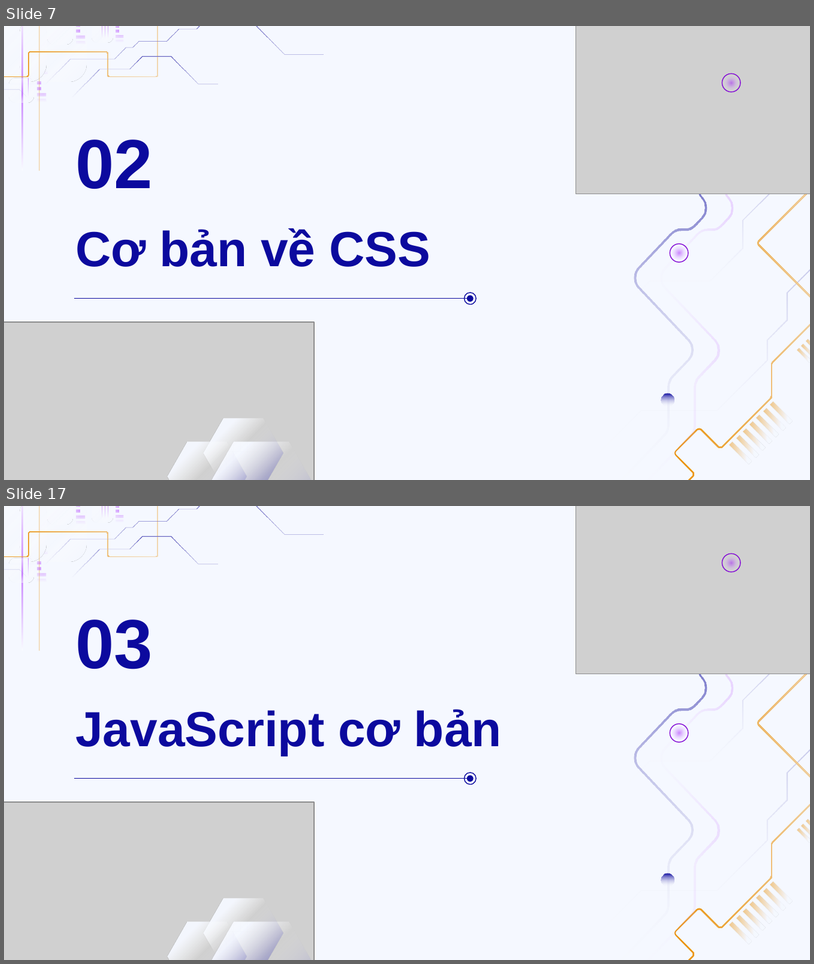
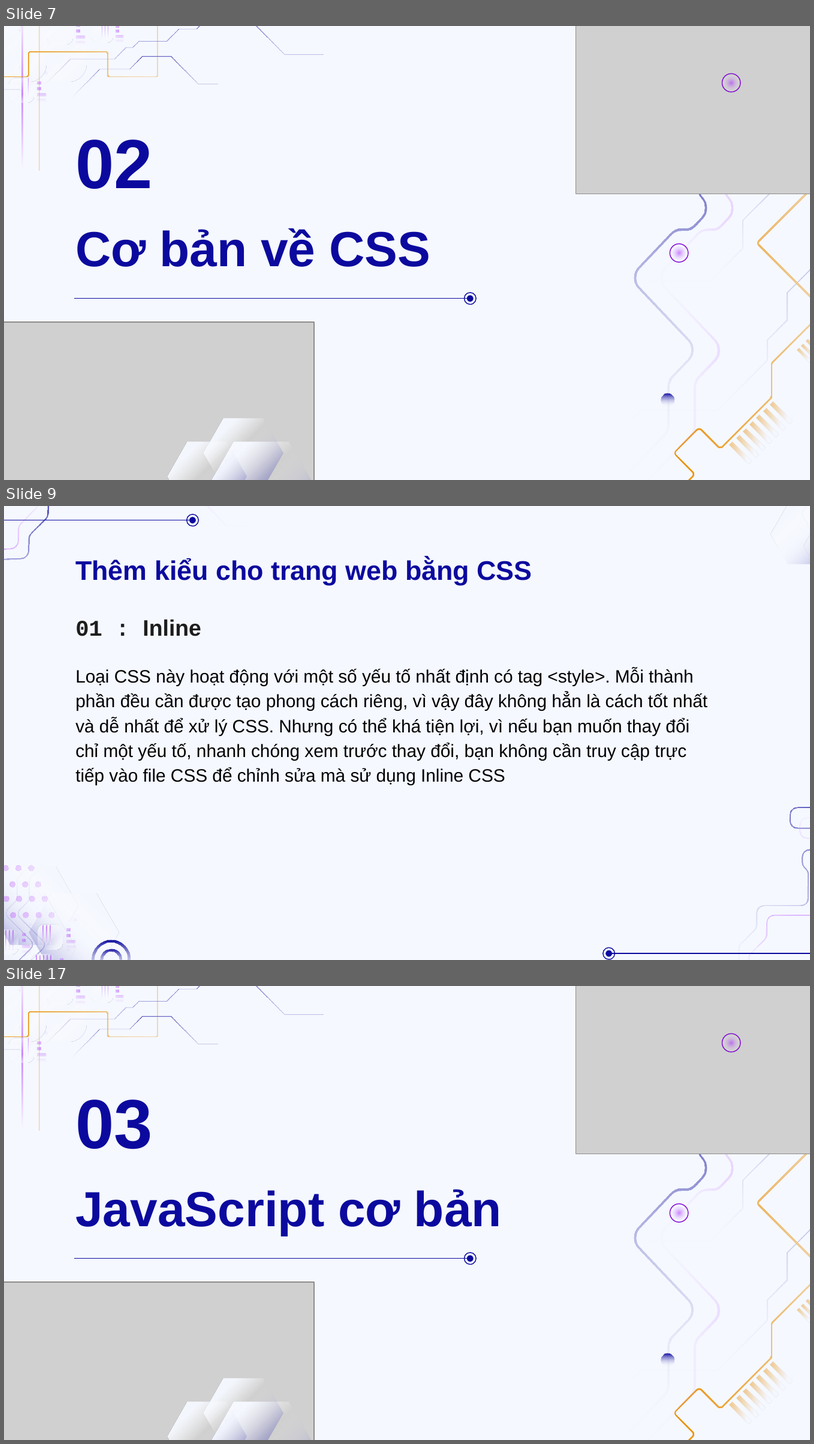
Before and after one commit to duongtrann02/music_app, a slide deck: Công-nghệ-Web.pptx. Shown one above the other, each under a label of ours: slides 7 and 17 before the commit, slides 7, 9 and 17 after it; the slides between them are not shown. The pictures are 814x964 and 814x1444 pixels, drawn with LibreOffice and Linux fonts; fonts in the diff are those of the drawing; grey boxes stand for pictures; background and template pictures are left out. Boxes give left, top, right and bottom in pixels: in the first picture for what was removed or moved away, otherwise in the second. Text is boxed around its words. In the diff, an @@ line names an element or a change of style, - is before the commit and + after.

```diff
--- a/Công-nghệ-Web.pptx
+++ b/Công-nghệ-Web.pptx
@@ slide 9 added at (x1=4, y1=506, x2=810, y2=960), background #F5F8FF @@
@@ group added at (x1=4, y1=506, x2=265, y2=690): 3 freeform shapes, 2 ellipses, 1 line @@
@@ freeform shape added at (x1=771, y1=506, x2=810, y2=564), fill gradient #F5F8FF to #FFFFFF to #0C0A9E @@
@@ freeform shape added at (x1=803, y1=506, x2=810, y2=544), fill gradient #F5F8FF to #FFFFFF to #0C0A9E @@
@@ freeform shape added at (x1=804, y1=506, x2=810, y2=588), fill gradient #F5F8FF to #FFFFFF to #0C0A9E @@
@@ title added at (x1=75, y1=559, x2=532, y2=585), 24 pt, text #0C0A9E, bold @@
+Thêm kiểu cho trang web bằng CSS
@@ subtitle added at (x1=75, y1=619, x2=201, y2=636), 20 pt, text #1D1D1D, bold @@
+01 : Inline
@@ subtitle added at (x1=75, y1=669, x2=708, y2=784), 16 pt, text #000000 @@
+Loại CSS này hoạt động với một số yếu tố nhất định có tag <style>. Mỗi thành phần đều cần được tạo phong cách riêng, vì vậy đây không hẳn là cách tốt nhất và dễ nhất để xử lý CSS. Nhưng có thể khá tiện lợi, vì nếu bạn muốn thay đổi chỉ một yếu tố, nhanh chóng xem trước thay đổi, bạn không cần truy cập trực tiếp vào file CSS để chỉnh sửa mà sử dụng Inline CSS
@@ group added at (x1=4, y1=831, x2=131, y2=960): 32 freeform shapes @@
@@ group added at (x1=603, y1=778, x2=810, y2=960): 2 freeform shapes, 2 ellipses, 1 line @@
```
Also in this commit, not shown: 10 slides changed, 10 other slides added, 7 slides removed, 8 other files.
